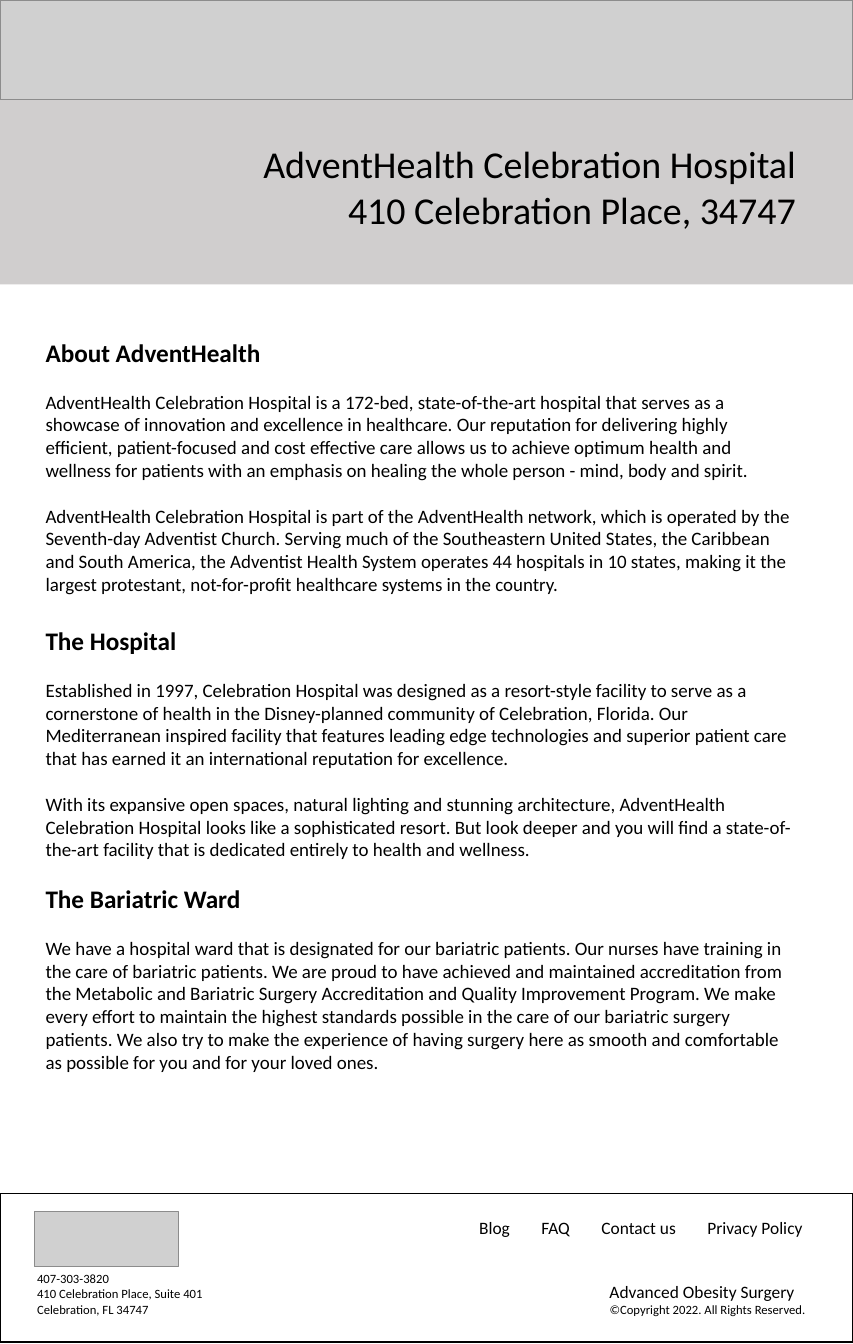
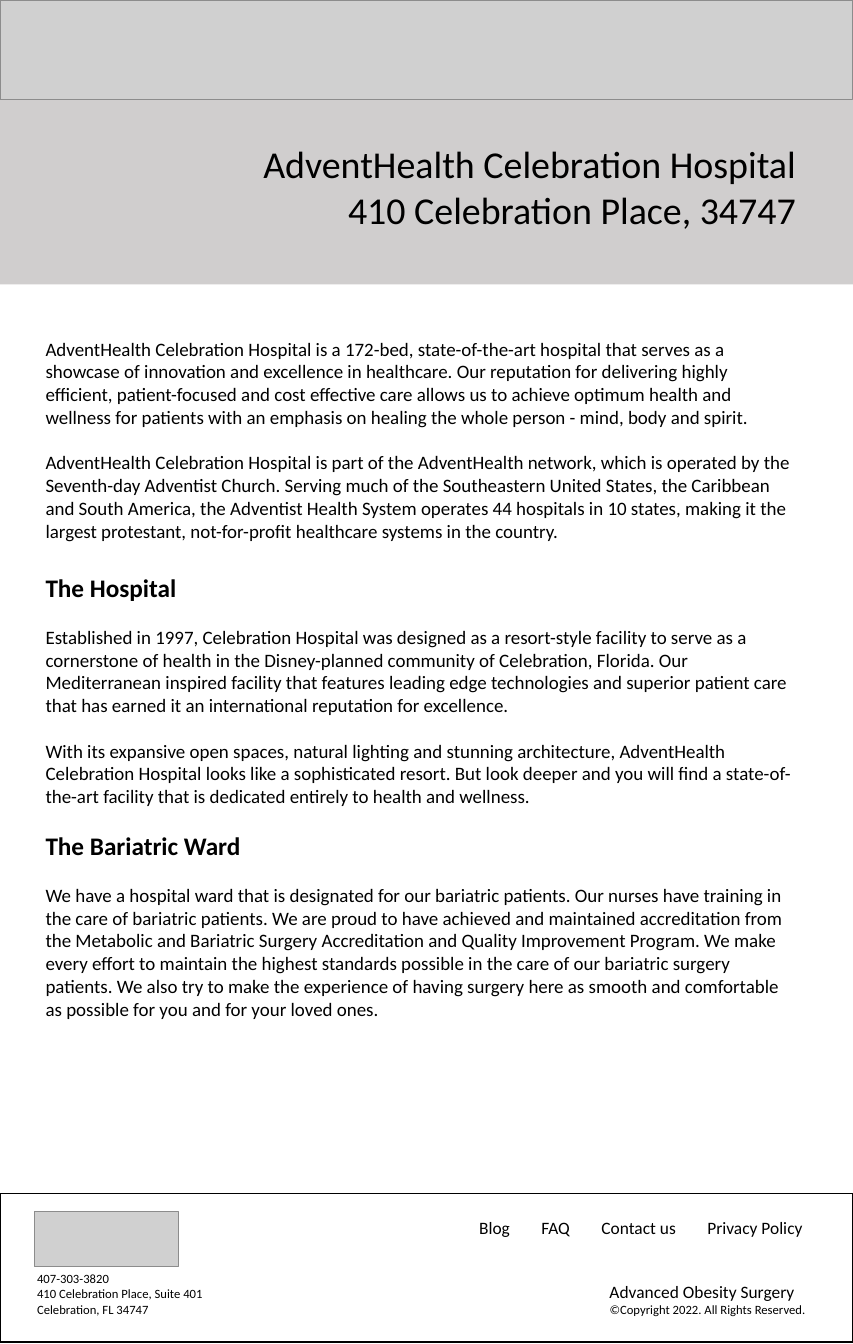
Before and after one commit to audcsm/aos-site, a slide deck: slide 6 of Website Design Tools.pptx. Drawn at 853x1344 pixels with LibreOffice and Linux fonts; fonts in the diff are those of the drawing; grey boxes stand for pictures. Boxes give left, top, right and bottom in pixels: in the first picture for what was removed or moved away, otherwise in the second. Text is boxed around its words. In the diff, an @@ line names an element or a change of style, - is before the commit and + after.

```diff
--- a/Website Design Tools.pptx
+++ b/Website Design Tools.pptx
@@ text at [46, 344, 261, 363]: paragraph removed @@
-About AdventHealth
```
Also in this commit, not shown: 1 slide added, 8 other files.
